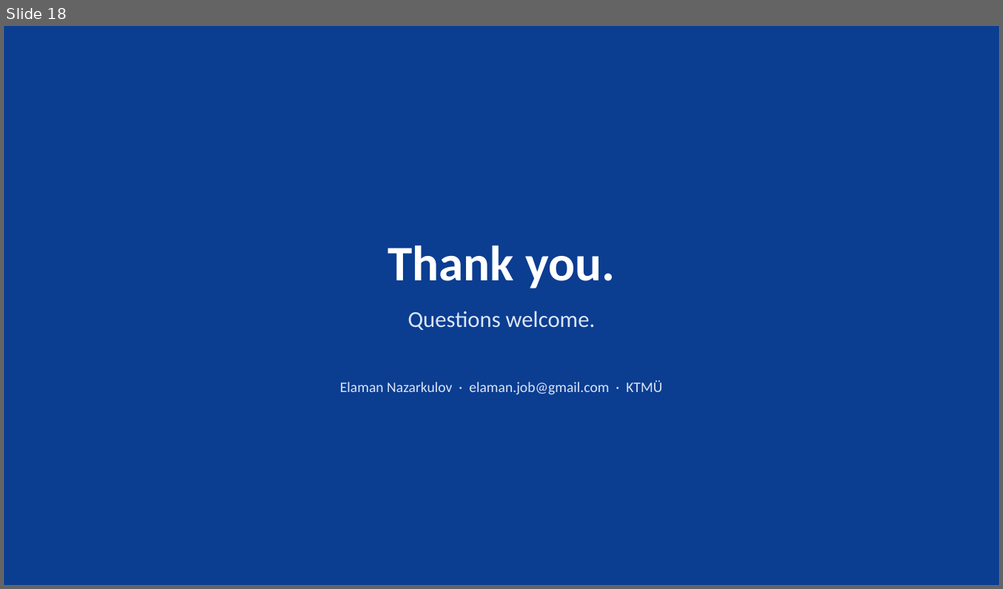
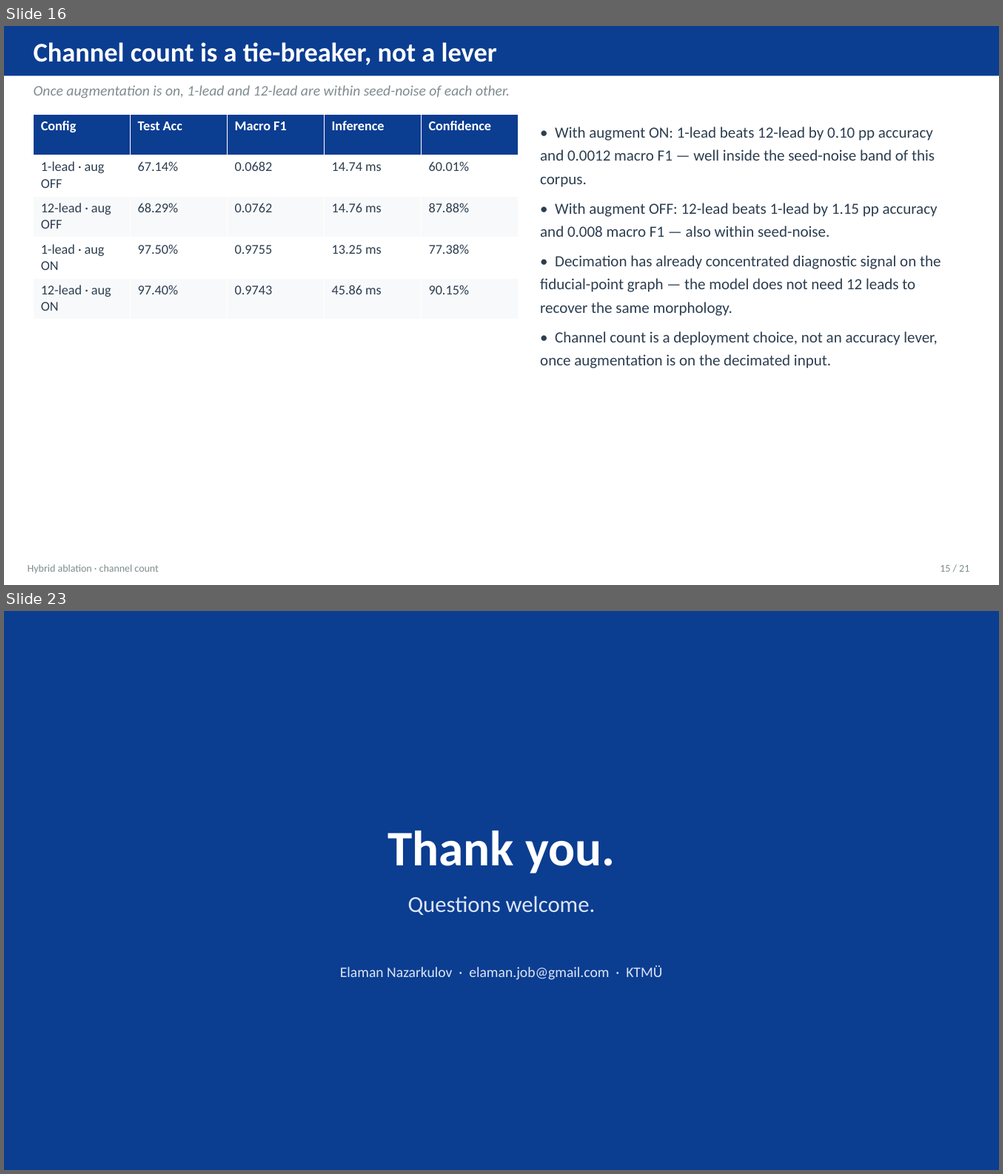
Before and after one commit to physcom/ecg-paper, a slide deck: EKG_Conference_Presentation.pptx. Shown one above the other, each under a label of ours: slide 18 before the commit, slides 16 and 23 after it; the slides between them are not shown. The pictures are 1003x589 and 1003x1174 pixels, drawn with LibreOffice and Linux fonts; fonts in the diff are those of the drawing. Boxes give left, top, right and bottom in pixels: in the first picture for what was removed or moved away, otherwise in the second. Text is boxed around its words. In the diff, an @@ line names an element or a change of style, - is before the commit and + after.

```diff
--- a/EKG_Conference_Presentation.pptx
+++ b/EKG_Conference_Presentation.pptx
@@ slide 16 added at (4,26,999,585), background #FFFFFF @@
@@ rectangle added at (4,26,999,76), fill #0B3D91 @@
@@ text added at (34,42,497,65), 26 pt, text #FFFFFF, bold @@
+Channel count is a tie-breaker, not a lever
@@ text added at (34,85,509,99), 14 pt, text #7F8C8D, italic @@
+Once augmentation is on, 1-lead and 12-lead are within seed-noise of each other.
@@ table added at (33,114,518,320), 5 rows, 5 columns @@
+Config | Test Acc | Macro F1 | Inference | Confidence
+1-lead · aug OFF | 67.14% | 0.0682 | 14.74 ms | 60.01%
+12-lead · aug OFF | 68.29% | 0.0762 | 14.76 ms | 87.88%
+1-lead · aug ON | 97.50% | 0.9755 | 13.25 ms | 77.38%
+12-lead · aug ON | 97.40% | 0.9743 | 45.86 ms | 90.15%
@@ text added at (540,127,940,369), 15 pt, text #2C3E50 @@
+• With augment ON: 1-lead beats 12-lead by 0.10 pp accuracy and 0.0012 macro F1 — well inside the seed-noise band of this corpus.
+• With augment OFF: 12-lead beats 1-lead by 1.15 pp accuracy and 0.008 macro F1 — also within seed-noise.
+• Decimation has already concentrated diagnostic signal on the fiducial-point graph — the model does not need 12 leads to recover the same morphology.
+• Channel count is a deployment choice, not an accuracy lever, once augmentation is on the decimated input.
@@ text added at (28,565,158,574), 10 pt, text #7F8C8D @@
+Hybrid ablation · channel count
@@ text added at (939,565,969,572), 10 pt, text #7F8C8D @@
+15 / 21
@@ what was slide 18 is now slide 23 @@
```
Also in this commit, not shown: 16 slides changed, 4 other slides added, 24 other files.
